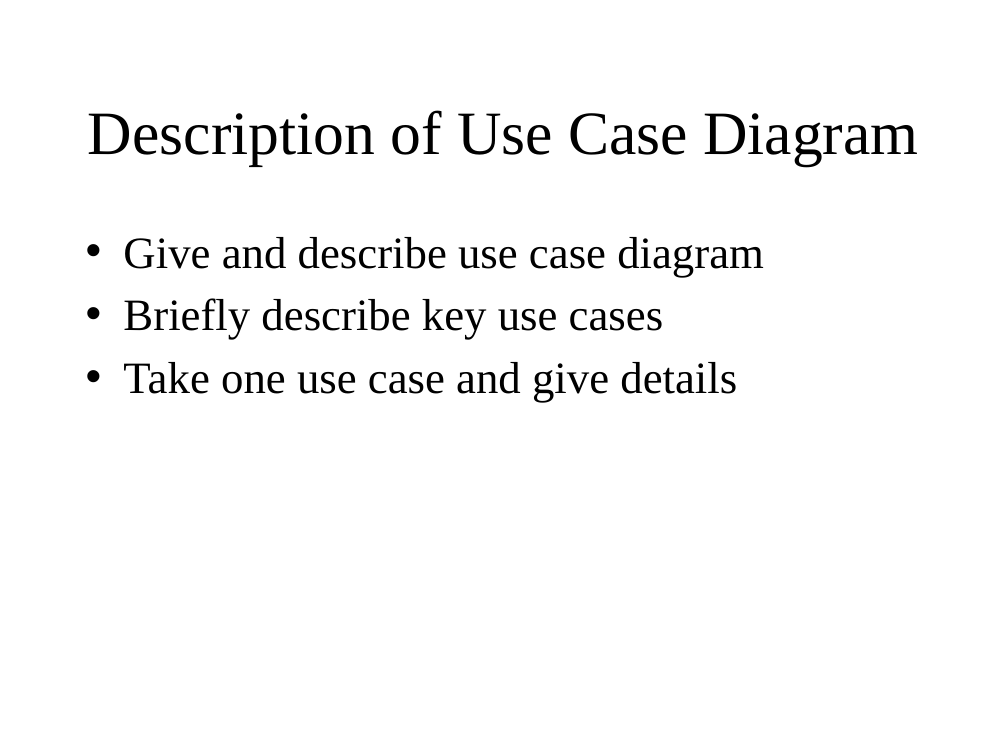
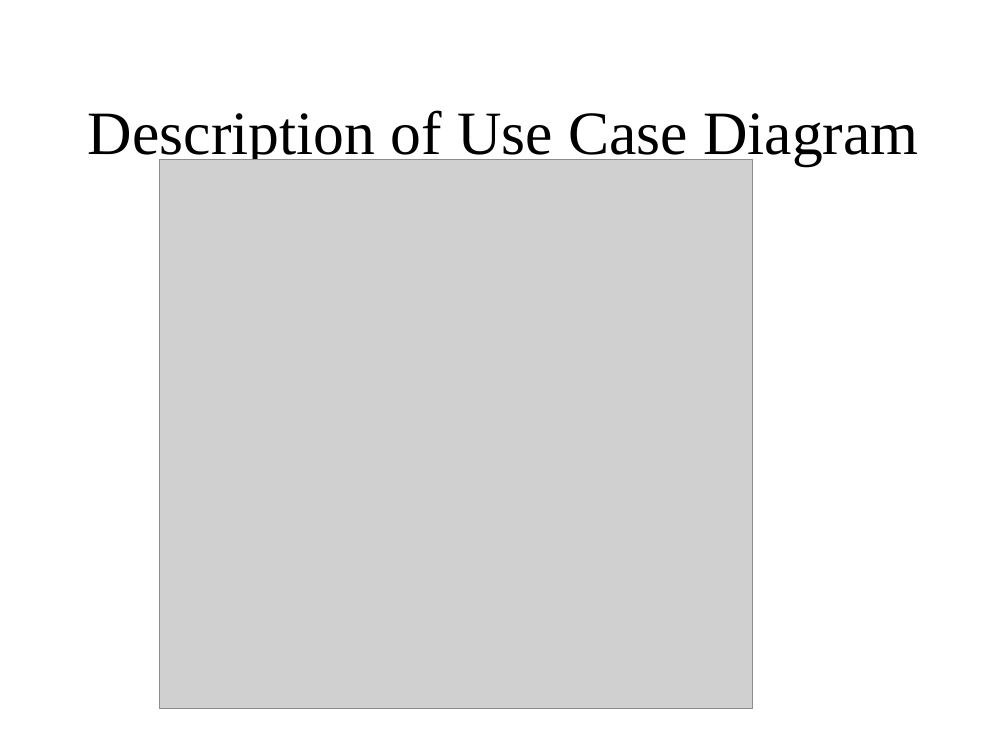
Before and after one commit to OlaYaser/cse870, a slide deck: slide 7 of miniProj2pres.pptx. Drawn at 1008x756 pixels with LibreOffice and Linux fonts; fonts in the diff are those of the drawing; grey boxes stand for pictures. Boxes give left, top, right and bottom in pixels: in the first picture for what was removed or moved away, otherwise in the second. Text is boxed around its words. In the diff, an @@ line names an element or a change of style, - is before the commit and + after.

Commit message:
Diagram Updates

```diff
--- a/miniProj2pres.pptx
+++ b/miniProj2pres.pptx
@@ picture added at [159,159,753,708] @@
@@ text removed at [123,237,764,403] @@
-• Give and describe use case diagram
-• Briefly describe key use cases
-• Take one use case and give details
```
Also in this commit, not shown: 1 slide added.
